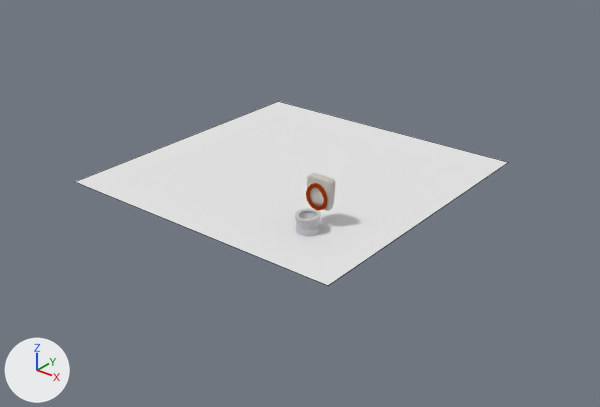
The Blender file Prototypes/Klo/klo.blend as it was, and as the next commit left it.
Camera for both pictures: a 50 mm lens placed at (35.5, -45.4, 30.2), pointed at (-2.5, 2.1, 0.8). The axes (+X, +Y, +Z) are drawn at lower left. The lights are the same throughout. Mesh edges are drawn as thin lines on the coarser meshes.
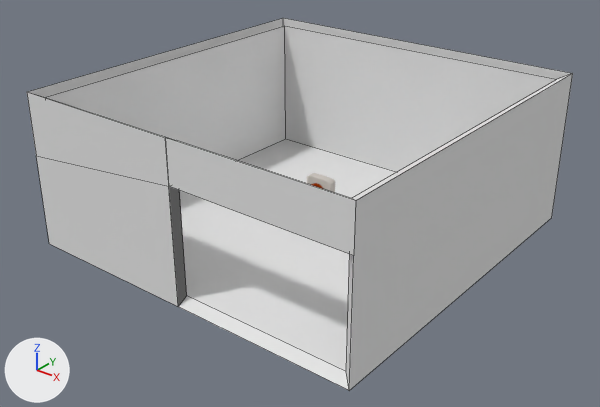
The edits, one by one:
me_plane is used by ob_plane; location (-7.82, 8.39, -0.03); scale (14.0, 14.0, 14.0).
me_plane had 4 vertices, 1 face and spanned x -1.0..1.0, y -1.0..1.0, z 0.0.
me_plane now has 26 vertices, 22 faces and spans x -1.0..1.0, y -1.0..1.0, z 0.0..0.86.
Part 1, on me_plane:
1 face is deleted.
22 vertices are added at x -1.0..1.0, y -1.0..1.0, z 0.0..0.86.
22 new faces join them.
Object 'Plane' (ob_plane) moves from (-7.82, 8.39, -0.03) to (0.0, 0.0, 0.0).

Boxes (x1, y1, x2, y2) around the edits, measured in the pictures (600 x 407 px):
'Plane', reshaped, moved (26% wider, 102% taller): before (75, 101, 509, 285); after (27, 18, 573, 390)
